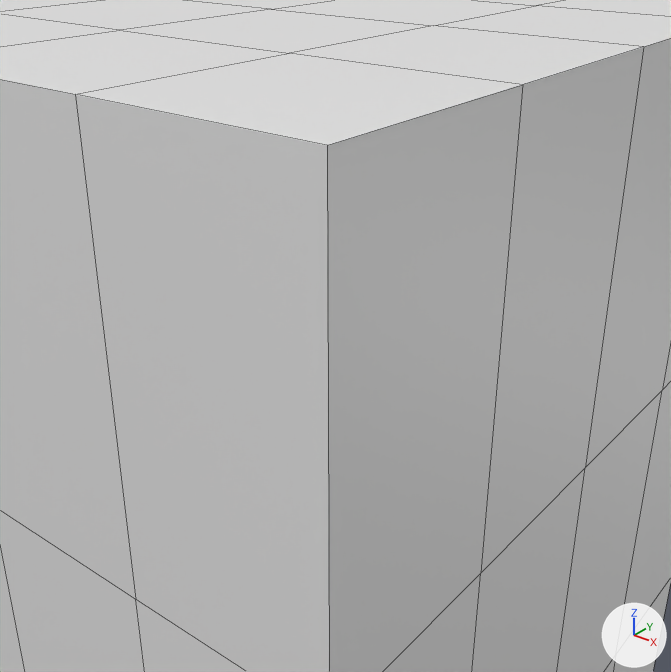
Renders of the Blender file src/main/resources/flexiquad.blend from each side of a commit.
Camera for both pictures: a camera (50 mm lens) standing at (1.721, -1.885, 3.29) and looking at (1.428, -1.518, 3.063). Lighting does not change. The marker at lower right points along +X, +Y and +Z. Mesh edges are drawn as thin lines.
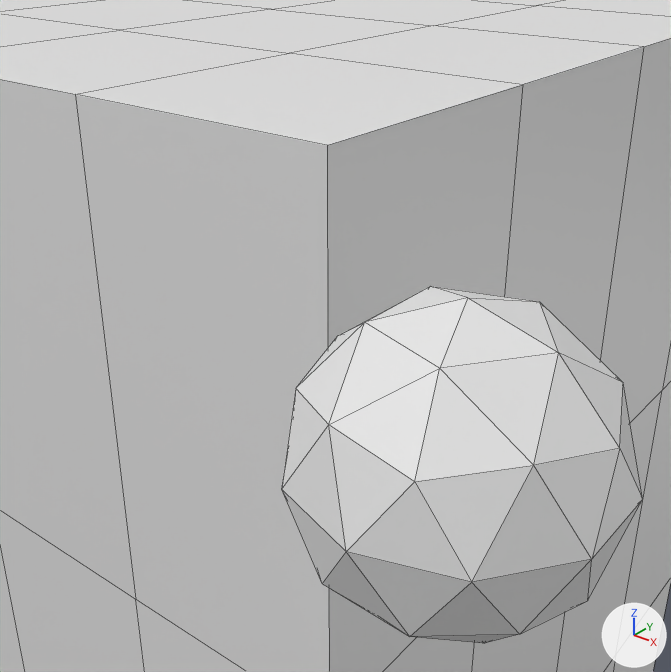
Edits to the scene script, one JSON object a line:
```json
{"op": "add", "block": "me_icosphere", "code": ["me_icosphere = bpy.data.meshes.new('Icosphere')", "me_icosphere.from_pydata(...)  # an icosphere of 80 faces spanning x -0.095..0.095, y -0.1..0.1, z -0.1..0.1"]}
{"op": "add", "block": "ob_icosphere", "code": ["ob_icosphere = bpy.data.objects.new('Icosphere', me_icosphere)", "ob_icosphere.location = (1.5, -1.5, 3.0)"]}
```

What differs and where, as boxes [x1, y1, x2, y2] in the pictures (671 x 672 px):
```json
{"object": "Icosphere", "change": "added", "after": [282, 286, 643, 643]}
```
